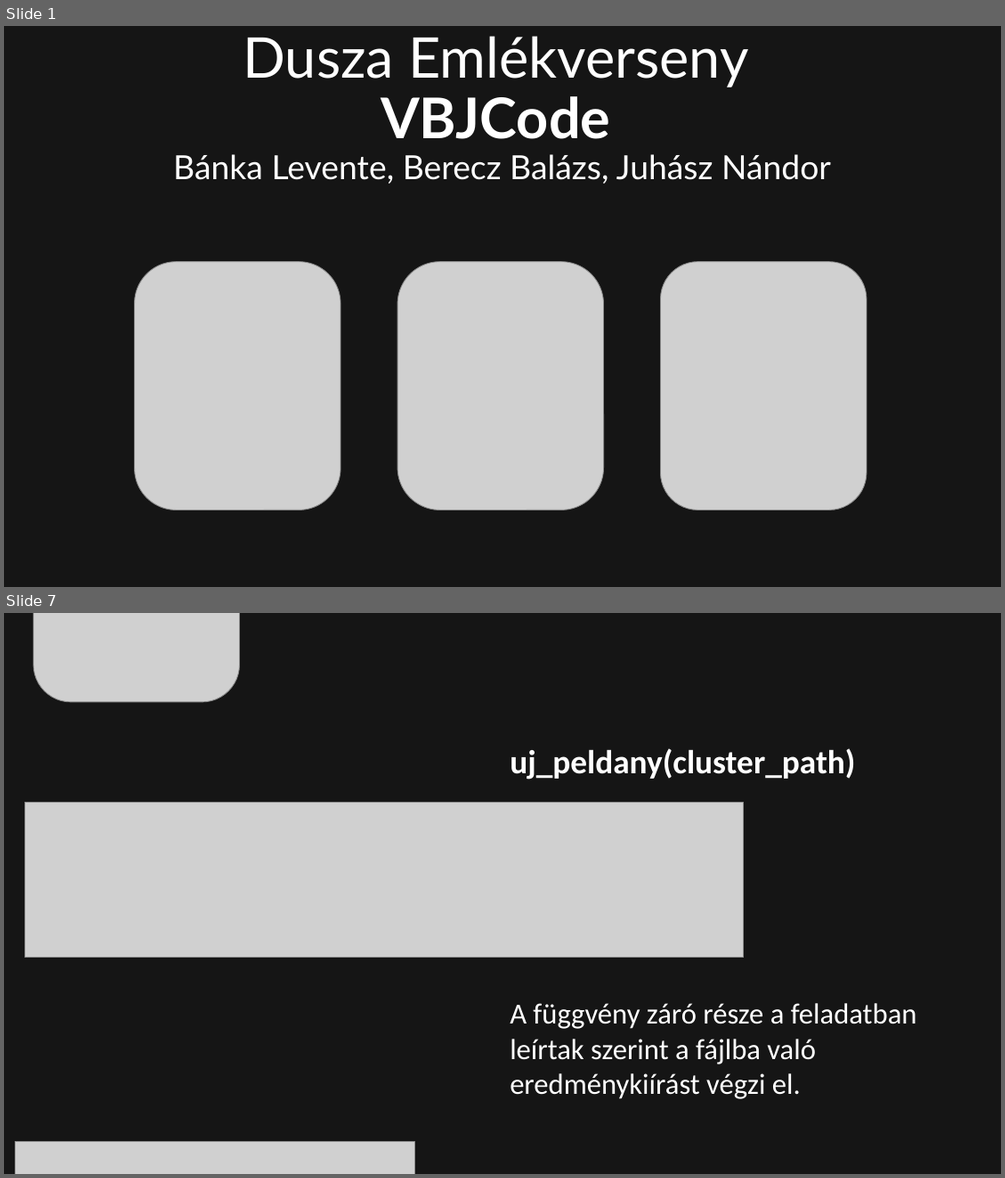
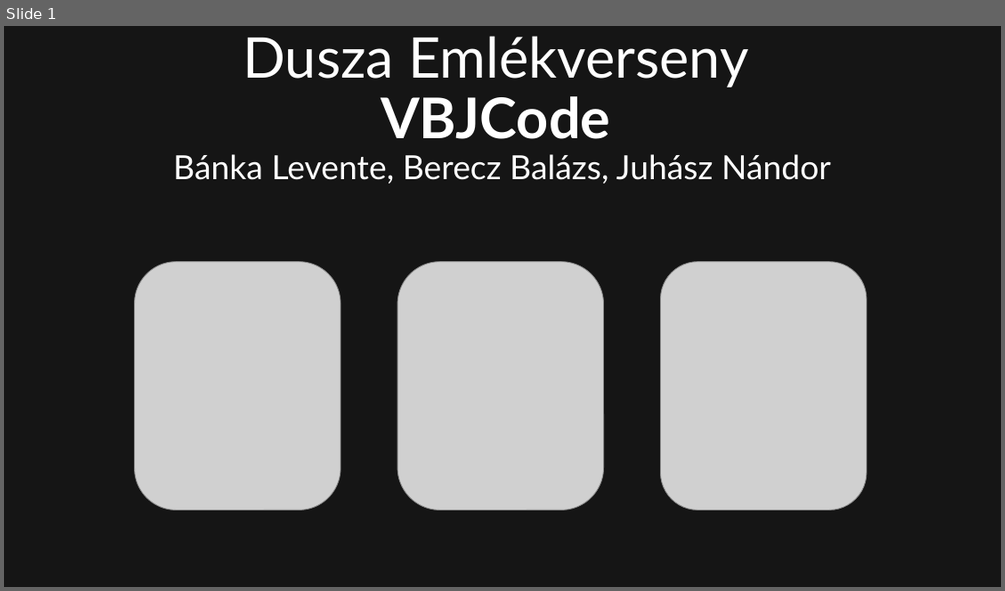
Before and after one commit to bankuti-gk/VBJCode, a slide deck: VBJCode.ppsx. Shown one above the other, each under a label of ours: slides 1 and 7 before the commit, slide 1 after it; the slides between them are not shown. The pictures are 1005x1178 and 1005x591 pixels, drawn with LibreOffice and Linux fonts; fonts in the diff are those of the drawing; grey boxes stand for pictures; background and template pictures are left out; a plain dark background stands for a picture behind light text. Boxes give left, top, right and bottom in pixels: in the first picture for what was removed or moved away, otherwise in the second. Text is boxed around its words. In the diff, an @@ line names an element or a change of style, - is before the commit and + after.

```diff
--- a/VBJCode.ppsx
+++ b/VBJCode.ppsx
@@ slide 7 removed at (x1=4, y1=613, x2=1001, y2=1174), background picture (left out) @@
@@ rectangle removed at (x1=4, y1=613, x2=1001, y2=1174) @@
@@ picture removed at (x1=33, y1=613, x2=240, y2=702) @@
@@ text removed at (x1=510, y1=748, x2=855, y2=779) @@
-uj_peldany(cluster_path)
@@ picture removed at (x1=25, y1=803, x2=744, y2=957) @@
@@ text removed at (x1=510, y1=1003, x2=917, y2=1099) @@
-A függvény záró része a feladatban leírtak szerint a fájlba való eredménykiírást végzi el.
@@ picture removed at (x1=16, y1=1142, x2=414, y2=1174) @@
```
Also in this commit, not shown: 11 slides changed.
